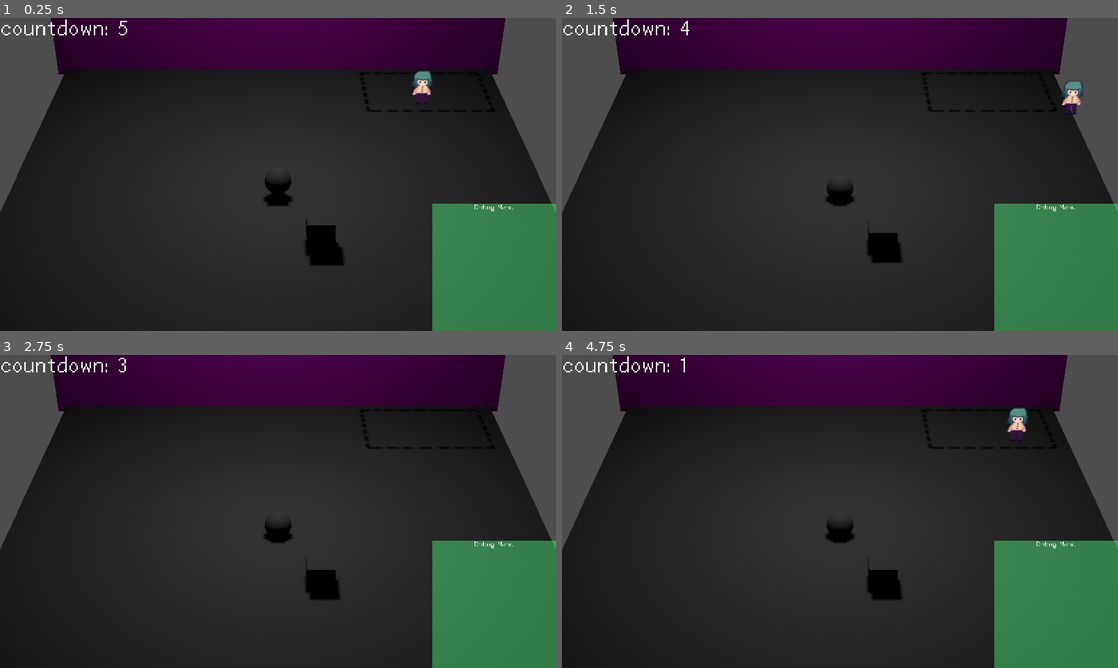
Above: before the commit, frames 1-4 (two rows, left to right).
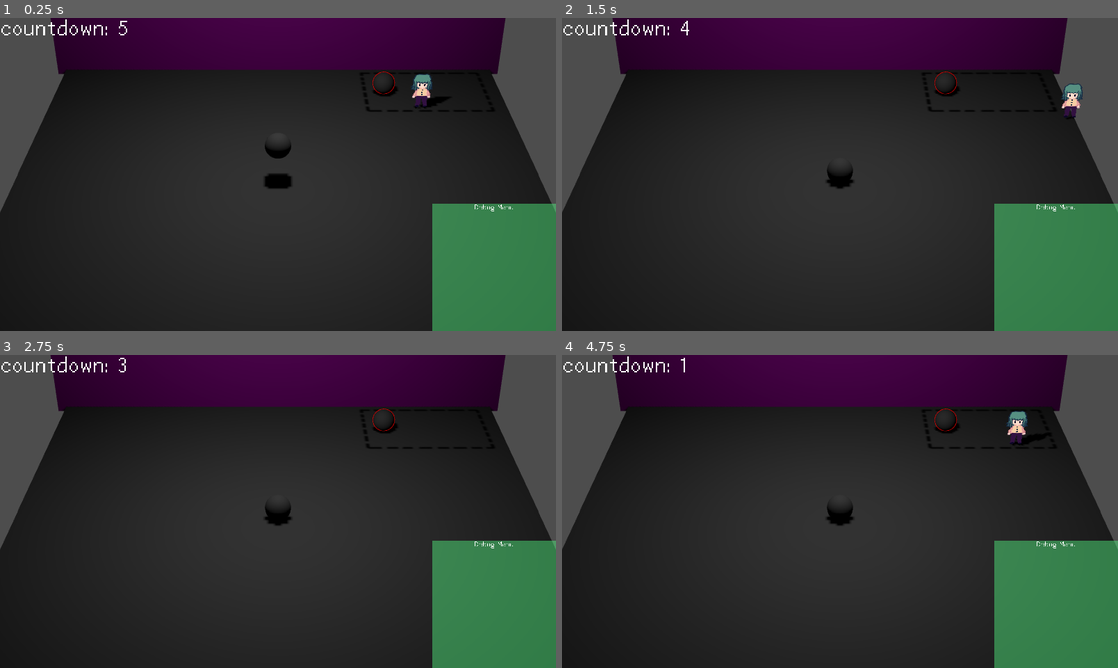
Above: after the commit, the same moments.

Repository: 2192375d/GMTK-Game-Jam
Game: Godot game, scene res://scenes/game.tscn
Two runs of this game, one before a commit and one after it. Both use one fixed random seed, a clock stepped at 60 frames per second and the inputs below.
Inputs:
- Up to frame 1 (0.25 s): no input
- Up to frame 2 (1.5 s): hold D (right) 0.53-1.28 s; tap E (interact) at 0.6 s; hold S (down) from 1.28 s (still down); tap Space (space) at 1.35 s
- Up to frame 3 (2.75 s): release S (down) at 2.03 s; hold D (right) from 2.03 s (still down); tap E (interact) at 2.1 s
- Up to frame 4 (4.75 s): tap Enter at 2.75 s; release D (right) at 2.78 s; hold W (up) 2.78-3.53 s; tap Space (space) at 2.85, 3.5, 4.35 s; hold A (left) from 3.53 s (still down); tap E (interact) at 3.6 s

The runs differ from the first frame. In frame 1, 1.6% of the frame differs, in the area x 0-99%, y 1-79%; in frame 2, 1.3%; in frame 3, 1.1%; in frame 4, 1.4%.

Commit message:
feat: Started working on "levels" system

Diff:
--- a/project.godot
+++ b/project.godot
@@ -81,3 +81,4 @@
 
 textures/canvas_textures/default_texture_filter=0
 rendering_device/driver.windows="d3d12"
+anti_aliasing/quality/msaa_3d=2
--- /dev/null
+++ b/scenes/garbage/debug_ball_garbage.tscn
@@ -0,0 +1,24 @@
+[gd_scene format=3 uid="uid://crcuvvajog70r"]
+
+[ext_resource type="Script" uid="uid://dxclowwyevts2" path="res://scripts/game/pickupable.gd" id="1_8jsfb"]
+
+[sub_resource type="PhysicsMaterial" id="PhysicsMaterial_2kb4h"]
+
+[sub_resource type="SphereMesh" id="SphereMesh_aiccc"]
+
+[sub_resource type="SphereShape3D" id="SphereShape3D_1i2hj"]
+
+[node name="Debug Ball Garbage" type="RigidBody3D" unique_id=1531612167 node_paths=PackedStringArray("visual_mesh", "collision_shape")]
+collision_layer = 2
+collision_mask = 5
+mass = 0.1
+physics_material_override = SubResource("PhysicsMaterial_2kb4h")
+script = ExtResource("1_8jsfb")
+visual_mesh = NodePath("Mesh")
+collision_shape = NodePath("CollisionShape3D")
+
+[node name="Mesh" type="MeshInstance3D" parent="." unique_id=92056759]
+mesh = SubResource("SphereMesh_aiccc")
+
+[node name="CollisionShape3D" type="CollisionShape3D" parent="." unique_id=1820033877]
+shape = SubResource("SphereShape3D_1i2hj")
--- /dev/null
+++ b/scenes/garbage/debug_cube_garbage.tscn
@@ -0,0 +1,24 @@
+[gd_scene format=3 uid="uid://b0ese08ofw8xi"]
+
+[ext_resource type="Script" uid="uid://dxclowwyevts2" path="res://scripts/game/pickupable.gd" id="1_0hi0n"]
+
+[sub_resource type="PhysicsMaterial" id="PhysicsMaterial_2kb4h"]
+
+[sub_resource type="BoxMesh" id="BoxMesh_2kb4h"]
+
+[sub_resource type="BoxShape3D" id="BoxShape3D_rg6gb"]
+
+[node name="Garbage2" type="RigidBody3D" unique_id=612791119 node_paths=PackedStringArray("visual_mesh", "collision_shape")]
+collision_layer = 2
+collision_mask = 5
+mass = 0.1
+physics_material_override = SubResource("PhysicsMaterial_2kb4h")
+script = ExtResource("1_0hi0n")
+visual_mesh = NodePath("MeshInstance3D")
+collision_shape = NodePath("CollisionShape3D")
+
+[node name="MeshInstance3D" type="MeshInstance3D" parent="." unique_id=755851590]
+mesh = SubResource("BoxMesh_2kb4h")
+
+[node name="CollisionShape3D" type="CollisionShape3D" parent="." unique_id=1669467799]
+shape = SubResource("BoxShape3D_rg6gb")
--- a/scenes/levels/level_debug.tscn
+++ b/scenes/levels/level_debug.tscn
@@ -5,9 +5,10 @@
 [ext_resource type="Script" uid="uid://mpjejuo715u3" path="res://scripts/player/interaction_manager.gd" id="3_uyr38"]
 [ext_resource type="Script" uid="uid://lhunffqsa8pb" path="res://scripts/player/held_item_controller.gd" id="4_tuhi8"]
 [ext_resource type="Script" uid="uid://qjkk4k1y6koo" path="res://scripts/player/player_movement.gd" id="5_rky0j"]
-[ext_resource type="Script" uid="uid://dxclowwyevts2" path="res://scripts/game/pickupable.gd" id="6_xjgd8"]
 [ext_resource type="Texture2D" uid="uid://d27ogbabqm3i2" path="res://assets/temp/temp-area.png" id="7_pefqn"]
+[ext_resource type="PackedScene" uid="uid://crcuvvajog70r" path="res://scenes/garbage/debug_ball_garbage.tscn" id="7_tuhi8"]
 [ext_resource type="Script" uid="uid://oagkgxbkc72q" path="res://scripts/level.gd" id="8_level"]
+[ext_resource type="PackedScene" uid="uid://b0ese08ofw8xi" path="res://scenes/garbage/debug_cube_garbage.tscn" id="8_rky0j"]
 [ext_resource type="Script" uid="uid://cbhihhg3meoli" path="res://scripts/picture_area_3d.gd" id="9_picture_area"]
 
 [sub_resource type="PlaneMesh" id="PlaneMesh_1i2hj"]
@@ -30,25 +31,16 @@
 [sub_resource type="SphereShape3D" id="SphereShape3D_0pqje"]
 radius = 1.2870938
 
-[sub_resource type="PhysicsMaterial" id="PhysicsMaterial_2kb4h"]
-
-[sub_resource type="SphereMesh" id="SphereMesh_aiccc"]
-
-[sub_resource type="SphereShape3D" id="SphereShape3D_1i2hj"]
-
-[sub_resource type="BoxMesh" id="BoxMesh_2kb4h"]
-
-[sub_resource type="BoxShape3D" id="BoxShape3D_rg6gb"]
-
 [sub_resource type="BoxShape3D" id="BoxShape3D_1i2hj"]
 size = Vector3(5, 9, 4)
 
-[node name="LevelDebug3d" type="Node3D" unique_id=1785692282 node_paths=PackedStringArray("picture_area", "photo_viewport", "photo_camera")]
+[node name="LevelDebug3d" type="Node3D" unique_id=1785692282 node_paths=PackedStringArray("picture_area", "photo_viewport", "photo_camera", "garbage_patterns_root")]
 script = ExtResource("8_level")
 time_between_shots = Array[int]([5, 5, 5, 5, 5])
 picture_area = NodePath("PictureArea")
 photo_viewport = NodePath("SubViewport")
 photo_camera = NodePath("SubViewport/Camera3D")
+garbage_patterns_root = NodePath("Garbage Patterns")
 
 [node name="Floor" type="MeshInstance3D" parent="." unique_id=837461033]
 transform = Transform3D(7, 0, 0, 0, 7, 0, 0, 0, 7, 0, 0, 0)
@@ -87,7 +79,9 @@
 shape = SubResource("CylinderShape3D_0x665")
 
 [node name="Sprite3D" type="Sprite3D" parent="Player" unique_id=2056004929]
-transform = Transform3D(3.267, 0, 0, 0, 2.8218722, 0, 0, 0, 1, 0, 0, 0)
+transform = Transform3D(3.267, 0, 0, 0, 2.8218722, 0, 0, 0, 1, 0, -0.14897203, 0)
+alpha_cut = 2
+texture_filter = 0
 texture = ExtResource("2_dyhwa")
 
 [node name="Interaction Area" type="Area3D" parent="Player" unique_id=1401964825]
@@ -109,37 +103,32 @@
 shadow_enabled = true
 omni_range = 23.155
 
-[node name="Garbage" type="RigidBody3D" parent="." unique_id=196298109 node_paths=PackedStringArray("visual_mesh", "collision_shape")]
-transform = Transform3D(1, 0, 0, 0, 1, 0, 0, 0, 1, 0, 1.0913281, 1.2210369)
-collision_layer = 2
-collision_mask = 5
-mass = 0.1
-physics_material_override = SubResource("PhysicsMaterial_2kb4h")
-script = ExtResource("6_xjgd8")
-visual_mesh = NodePath("Mesh")
-collision_shape = NodePath("CollisionShape3D")
+[node name="Garbage Patterns" type="Node3D" parent="." unique_id=507000476]
 
-[node name="Mesh" type="MeshInstance3D" parent="Garbage" unique_id=1109878547]
-mesh = SubResource("SphereMesh_aiccc")
+[node name="0" type="Node3D" parent="Garbage Patterns" unique_id=929137519]
+visible = false
 
-[node name="CollisionShape3D" type="CollisionShape3D" parent="Garbage" unique_id=1909610111]
-shape = SubResource("SphereShape3D_1i2hj")
+[node name="Debug Ball Garbage" parent="Garbage Patterns/0" unique_id=1531612167 instance=ExtResource("7_tuhi8")]
+transform = Transform3D(1, 0, 0, 0, 1, 0, 0, 0, 1, 0, 1.8990326, 0)
 
-[node name="Garbage2" type="RigidBody3D" parent="." unique_id=140819611 node_paths=PackedStringArray("visual_mesh", "collision_shape")]
-transform = Transform3D(1, 0, 0, 0, 1, 0, 0, 0, 1, 1.4945698, 1.0913281, 4.329894)
-collision_layer = 2
-collision_mask = 5
-mass = 0.1
-physics_material_override = SubResource("PhysicsMaterial_2kb4h")
-script = ExtResource("6_xjgd8")
-visual_mesh = NodePath("MeshInstance3D")
-collision_shape = NodePath("CollisionShape3D")
+[node name="Debug Ball Garbage2" parent="Garbage Patterns/0" unique_id=1123246657 instance=ExtResource("7_tuhi8")]
+transform = Transform3D(1, 0, 0, 0, 1, 0, 0, 0, 1, 4.955387, 0.75134325, -7.741615)
 
-[node name="MeshInstance3D" type="MeshInstance3D" parent="Garbage2" unique_id=986090000]
-mesh = SubResource("BoxMesh_2kb4h")
+[node name="1" type="Node3D" parent="Garbage Patterns" unique_id=824832244]
+process_mode = 4
+visible = false
 
-[node name="CollisionShape3D" type="CollisionShape3D" parent="Garbage2" unique_id=955892744]
-shape = SubResource("BoxShape3D_rg6gb")
+[node name="Garbage2" parent="Garbage Patterns/1" unique_id=612791119 instance=ExtResource("8_rky0j")]
+transform = Transform3D(1, 0, 0, 0, 1, 0, 0, 0, 1, 0, 2.844358, 0)
+
+[node name="Garbage3" parent="Garbage Patterns/1" unique_id=1920290043 instance=ExtResource("8_rky0j")]
+transform = Transform3D(1, 0, 0, 0, 1, 0, 0, 0, 1, 6.944505, 3.9050417, -8.352941)
+
+[node name="2" type="Node3D" parent="Garbage Patterns" unique_id=499065424]
+visible = false
+
+[node name="3" type="Node3D" parent="Garbage Patterns" unique_id=1464027169]
+visible = false
 
 [node name="PictureArea" type="Area3D" parent="." unique_id=952523899 node_paths=PackedStringArray("capture_shape")]
 transform = Transform3D(1, 0, 0, 0, 1, 0, 0, 0, 1, 7, 0, -7)
--- a/scripts/game/game.gd
+++ b/scripts/game/game.gd
@@ -28,6 +28,7 @@
 	photo_camera.size = capture_size.y
 
 	update_countdown_text()
+	update_level(0)
 
 func _capture_photo() -> void:
 	var photo_viewport: SubViewport = current_level.photo_viewport
@@ -46,13 +47,30 @@
 	if current_time_elapsed >= current_level.time_between_shots[current_time_index]:
 
 		current_time_elapsed = 0
-		current_time_index += 1
 		shot_animation.play("flash")
 		_capture_photo()
 		update_countdown_text()
+		if current_level.picture_area.in_risk_items.size() > 0:
+			print("YOU FAILED THE LEVEL!")
+			# Reload the level by adding the stuff back in place somehow???
+			return
+		else:
+			# Continue and update the garbage to deal with
+			current_time_index += 1
+			update_level(current_time_index)
 
 	if current_time_index > current_level.time_between_shots.size():
 		print("level complete")
 
 func update_countdown_text() -> void:
 	countdown_label.text = "countdown: " + str(current_level.time_between_shots[current_time_index] - current_time_elapsed)
+
+func update_level(index: int):
+	var current_garbage_pattern = current_level.garbage_patterns_root.get_child(index)
+	for child in current_level.garbage_patterns_root.get_children():
+		if child == current_garbage_pattern:
+			child.visible = true
+			child.process_mode = Node.PROCESS_MODE_INHERIT
+		else:
+			child.visible = false
+			child.process_mode = Node.PROCESS_MODE_DISABLED
--- a/scripts/level.gd
+++ b/scripts/level.gd
@@ -6,3 +6,4 @@
 @export var picture_area: PictureArea3D
 @export var photo_viewport: SubViewport
 @export var photo_camera: Camera3D
+@export var garbage_patterns_root: Node3D
